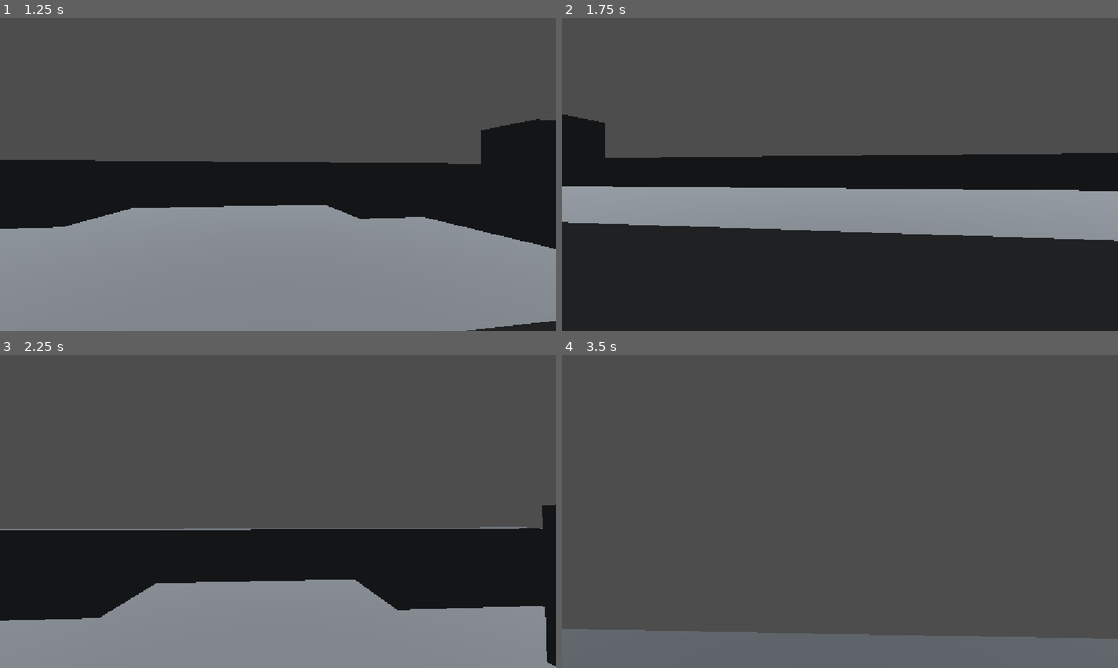
Above: before the commit, frames 1-4 (two rows, left to right).
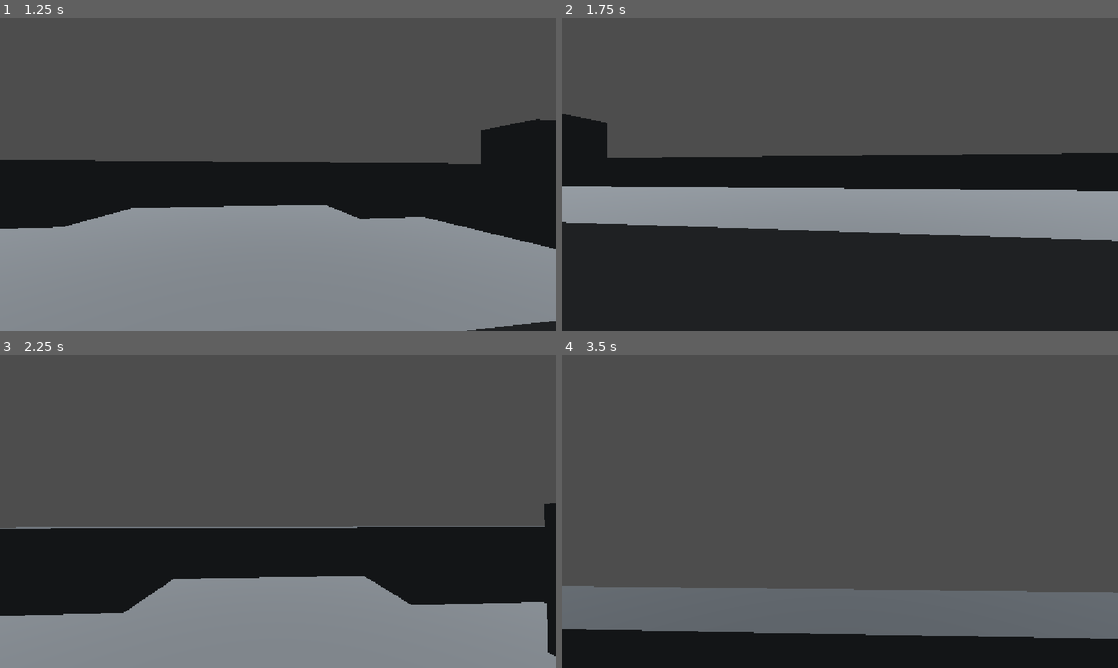
Above: after the commit, the same moments.

Repository: andrewdorre/project-forge
Game: Godot game, scene res://test_world.tscn
The game is run twice, just before and just after one commit, with the same random seed, the same clock (stepped at 60 frames per second) and the same inputs. The project has no main scene, so this scene is started directly.
Inputs (mouse positions are in pixels of both pictures, inside the frame that each line leads up to):
- Up to frame 1 (1.25 s): tap Enter at 0.5 s; move the mouse to (305, 174) at 0.52 s; hold W (move_forward) from 0.53 s (still down); hold F7 (toggle_movement_profile, bound only after the commit) from 0.53 s (still down); tap Shift (sprint) at 0.6 s; tap Space (jump) at 0.77, 1.07 s
- Up to frame 2 (1.75 s): keep holding W (move_forward); move the mouse to (812, 174) at 1.27 s; release F7 (toggle_movement_profile, bound only after the commit) at 1.28 s; tap F7 (toggle_movement_profile, bound only after the commit) at 1.35 s; tap Space (jump) at 1.52, 1.55 s
- Up to frame 3 (2.25 s): keep holding W (move_forward); tap Space (jump) at 1.82, 2.1 s; move the mouse to (289, 505) at 2.02 s
- Up to frame 4 (3.5 s): keep holding W (move_forward); tap Shift (sprint) at 2.3, 2.85 s; move the mouse to (834, 517) at 2.77 s; tap Space (jump) at 3.02, 3.32 s; tap F7 (toggle_movement_profile, bound only after the commit) at 3.05 s

Frame 1 is identical in both runs. In frame 2, less than 0.1% of the frame differs, in the area x 0-100%, y 30-72%; in frame 3, 2.6%; in frame 4, 25%, in the area x 0-100%, y 73-100%.

Commit message:
Milestone 5 - RPH and shooter movement profiles

Diff:
--- a/player.tscn
+++ b/player.tscn
@@ -1,6 +1,13 @@
 [gd_scene format=3 uid="uid://b1wdt1ir0mol7"]
 
 [ext_resource type="Script" uid="uid://b153gjr4craoj" path="res://scenes/player/player.gd" id="1_4flbx"]
+[ext_resource type="Script" uid="uid://ke53lgmcgwfr" path="res://scripts/movement_profile.gd" id="2_hqtel"]
+[ext_resource type="Resource" uid="uid://geb4yay2abg6" path="res://resources/movement/rpg_movement.tres" id="3_sweqy"]
+[ext_resource type="Resource" uid="uid://b8y5wxpmjevab" path="res://resources/movement/shooter_movement.tres" id="4_2hs0m"]
+
+[sub_resource type="Resource" id="Resource_d7b70"]
+script = ExtResource("2_hqtel")
+metadata/_custom_type_script = "uid://ke53lgmcgwfr"
 
 [sub_resource type="CapsuleShape3D" id="CapsuleShape3D_7ye56"]
 radius = 0.35
@@ -19,6 +26,9 @@
 
 [node name="Player" type="CharacterBody3D" unique_id=158577719]
 script = ExtResource("1_4flbx")
+movement_profile = SubResource("Resource_d7b70")
+rpg_profile = ExtResource("3_sweqy")
+shooter_profile = ExtResource("4_2hs0m")
 
 [node name="CollisionShape3D" type="CollisionShape3D" parent="." unique_id=707115956]
 transform = Transform3D(1, 0, 0, 0, 1, 0, 0, 0, 1, 0, 0.9, 0)
--- a/project.godot
+++ b/project.godot
@@ -83,6 +83,11 @@
 "events": [Object(InputEventJoypadMotion,"resource_local_to_scene":false,"resource_name":"","device":-1,"axis":3,"axis_value":1.0,"script":null)
 ]
 }
+toggle_movement_profile={
+"deadzone": 0.2,
+"events": [Object(InputEventKey,"resource_local_to_scene":false,"resource_name":"","device":-1,"window_id":0,"alt_pressed":false,"shift_pressed":false,"ctrl_pressed":false,"meta_pressed":false,"pressed":false,"keycode":0,"physical_keycode":4194338,"key_label":0,"unicode":0,"location":0,"echo":false,"script":null)
+]
+}
 
 [physics]
 
--- /dev/null
+++ b/resources/movement/rpg_movement.tres
@@ -0,0 +1,7 @@
+[gd_resource type="Resource" script_class="MovementProfile" format=3 uid="uid://geb4yay2abg6"]
+
+[ext_resource type="Script" uid="uid://ke53lgmcgwfr" path="res://scripts/movement_profile.gd" id="1_ldqtx"]
+
+[resource]
+script = ExtResource("1_ldqtx")
+metadata/_custom_type_script = "uid://ke53lgmcgwfr"
--- /dev/null
+++ b/resources/movement/shooter_movement.tres
@@ -0,0 +1,14 @@
+[gd_resource type="Resource" script_class="MovementProfile" format=3 uid="uid://b8y5wxpmjevab"]
+
+[ext_resource type="Script" uid="uid://ke53lgmcgwfr" path="res://scripts/movement_profile.gd" id="1_0xpcg"]
+
+[resource]
+script = ExtResource("1_0xpcg")
+movement_speed = 10.0
+sprint_speed = 10.0
+allow_sprint = false
+use_shooter_physics = true
+ground_acceleration = 80.0
+ground_friction = 45.0
+air_acceleration = 15.0
+metadata/_custom_type_script = "uid://ke53lgmcgwfr"
--- a/scenes/player/player.gd
+++ b/scenes/player/player.gd
@@ -11,6 +11,10 @@
 @onready var third_person: Camera3D = $CameraPivot/CameraArm/ThirdPersonCamera
 @onready var visual: MeshInstance3D = $Visual
 @export var gamepad_look_speed: float = 3.0
+
+@export var movement_profile: MovementProfile
+@export var rpg_profile: MovementProfile
+@export var shooter_profile: MovementProfile
 
 var third_person_enabled: bool = false
 var gravity: float = 9.8
@@ -46,6 +50,9 @@
 		if event.pressed:
 			Input.mouse_mode = Input.MOUSE_MODE_CAPTURED
 
+	if event.is_action_pressed("toggle_movement_profile"):
+		switch_movement_profile()
+
 
 func toggle_camera() -> void:
 	third_person_enabled = not third_person_enabled
@@ -58,13 +65,20 @@
 		visual.visible = false
 
 
+
 func _physics_process(delta: float) -> void:
+	if movement_profile == null:
+		return
+
+	# Gravity
 	if not is_on_floor():
 		velocity.y -= gravity * delta
 
+	# Jump
 	if Input.is_action_just_pressed("jump") and is_on_floor():
-		velocity.y = jump_velocity
+		velocity.y = movement_profile.jump_velocity
 
+	# Keyboard and gamepad movement
 	var input_dir := Input.get_vector(
 		"move_left",
 		"move_right",
@@ -72,30 +86,78 @@
         "move_backward"
 	)
 
+	# Convert local input into world-space direction.
+	# Keep analog stick magnitude for variable speed.
 	var direction := (
-		transform.basis * Vector3(input_dir.x, 0, input_dir.y)
+		transform.basis * Vector3(
+			input_dir.x,
+			0.0,
+			input_dir.y
+		)
 	)
 
+	# RPG MOVEMENT
+	if not movement_profile.use_shooter_physics:
 
-# Toggle sprint when the button is clicked.
-	if Input.is_action_just_pressed("sprint"):
-		sprint_toggled = not sprint_toggled
+		# Toggle sprint
+		if Input.is_action_just_pressed("sprint"):
+			sprint_toggled = not sprint_toggled
 
-# Automatically cancel sprint when movement stops.
-	if input_dir.length_squared() < 0.01:
+		# Stop sprinting when movement stops
+		if input_dir.length_squared() < 0.01:
+			sprint_toggled = false
+
+		var speed := movement_profile.movement_speed
+
+		if movement_profile.allow_sprint and sprint_toggled:
+			speed = movement_profile.sprint_speed
+
+		# Preserve our original RPG movement behavior
+		velocity.x = direction.x * speed
+		velocity.z = direction.z * speed
+
+	# BOOMER SHOOTER MOVEMENT
+	else:
+		# Shooter always moves fast; no sprint needed
 		sprint_toggled = false
 
-# Choose the movement speed.
-	var speed := walk_speed
+		var target_velocity := (
+			direction * movement_profile.movement_speed
+		)
 
-	if sprint_toggled:
-		speed = sprint_speed
+		var horizontal_velocity := Vector3(
+			velocity.x,
+			0.0,
+			velocity.z
+		)
 
-	velocity.x = direction.x * speed
-	velocity.z = direction.z * speed
+		if is_on_floor():
 
+			if input_dir.length_squared() < 0.01:
+				# Gradually slow down when movement stops
+				horizontal_velocity = horizontal_velocity.move_toward(
+					Vector3.ZERO,
+					movement_profile.ground_friction * delta
+				)
+			else:
+				# Accelerate toward the desired direction
+				horizontal_velocity = horizontal_velocity.move_toward(
+					target_velocity,
+					movement_profile.ground_acceleration * delta
+				)
+
+		else:
+			# Allow steering while airborne
+			horizontal_velocity = horizontal_velocity.move_toward(
+				target_velocity,
+				movement_profile.air_acceleration * delta
+			)
+
+		velocity.x = horizontal_velocity.x
+		velocity.z = horizontal_velocity.z
 
 	move_and_slide()
+
 
 
 
@@ -121,3 +183,14 @@
 			deg_to_rad(-85),
 			deg_to_rad(85)
 		)
+
+
+func switch_movement_profile() -> void:
+	if movement_profile == rpg_profile:
+		movement_profile = shooter_profile
+		print("Movement Profile: SHOOTER")
+	else:
+		movement_profile = rpg_profile
+		print("Movement Profile: RPG")
+
+	sprint_toggled = false
--- /dev/null
+++ b/scripts/movement_profile.gd
@@ -0,0 +1,17 @@
+
+extends Resource
+class_name MovementProfile
+
+@export_group("Basic Movement")
+@export var movement_speed: float = 5.0
+@export var sprint_speed: float = 9.0
+@export var jump_velocity: float = 5.5
+
+@export_group("Movement Options")
+@export var allow_sprint: bool = true
+@export var use_shooter_physics: bool = false
+
+@export_group("Shooter Physics")
+@export var ground_acceleration: float = 35.0
+@export var ground_friction: float = 12.0
+@export var air_acceleration: float = 8.0
Not shown, added: scripts/movement_profile.gd.uid
